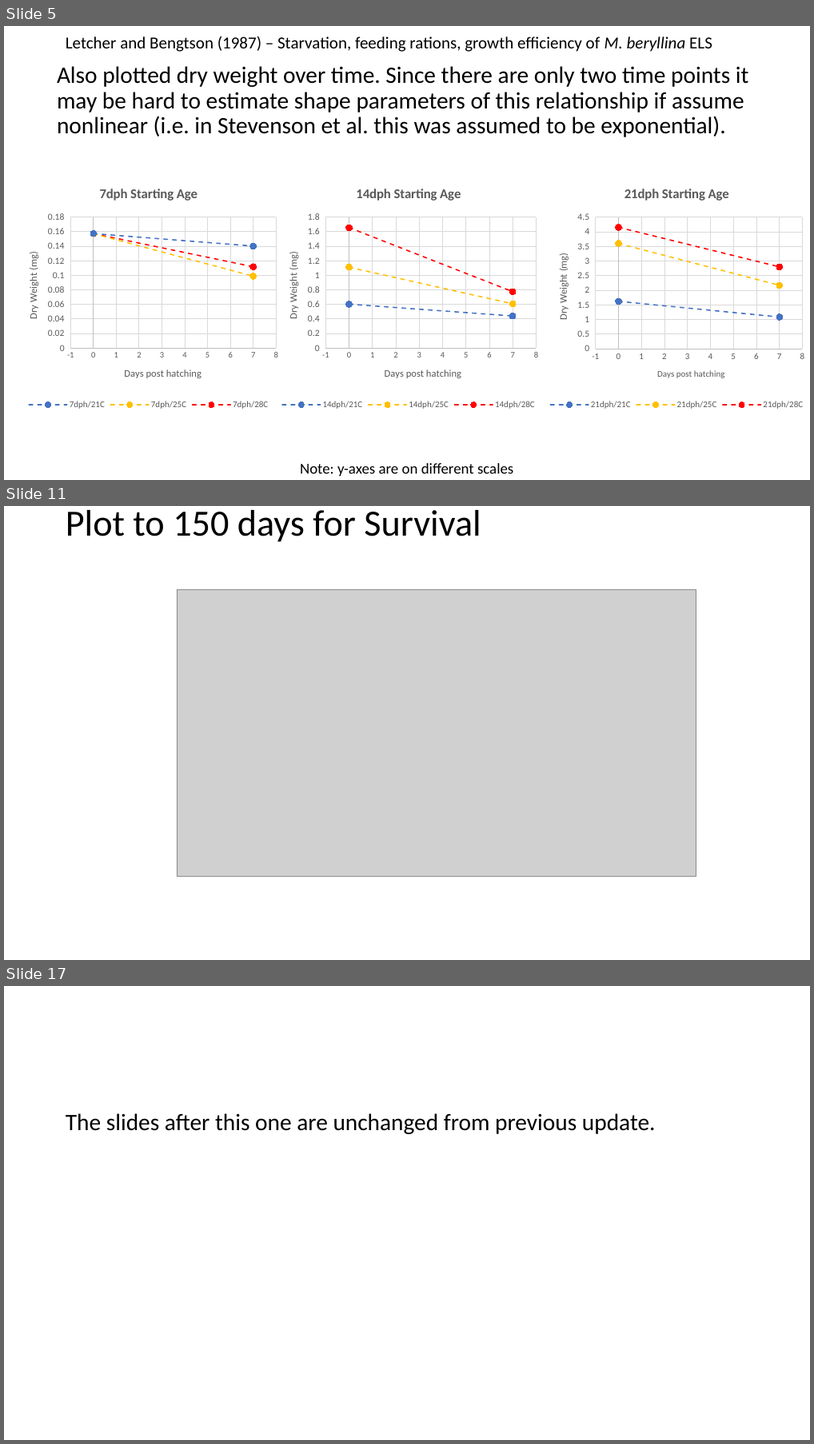
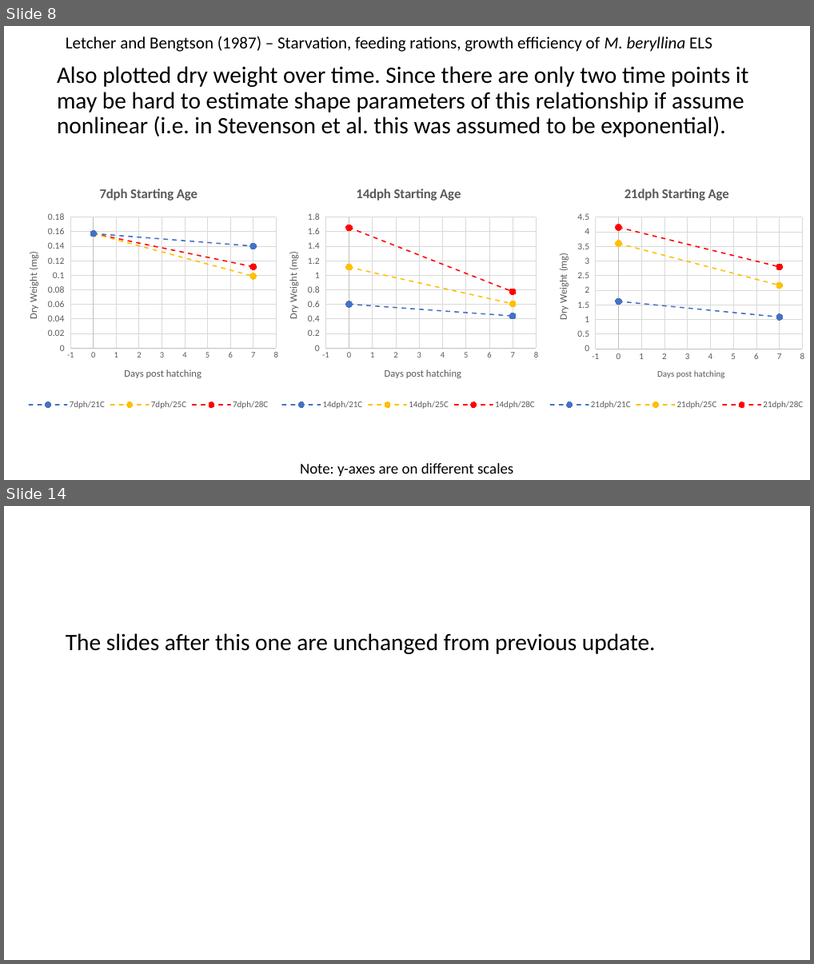
Before and after one commit to tschwemmer/MenidiaOA, a slide deck: DEBkiss results/Current version and updates.pptx. Shown one above the other, each under a label of ours: slides 5, 11 and 17 before the commit, slides 8 and 14 after it; the slides between them are not shown. The pictures are 814x1444 and 814x964 pixels, drawn with LibreOffice and Linux fonts; fonts in the diff are those of the drawing; grey boxes stand for pictures. Boxes give left, top, right and bottom in pixels: in the first picture for what was removed or moved away, otherwise in the second. Text is boxed around its words. In the diff, an @@ line names an element or a change of style, - is before the commit and + after.

```diff
--- a/DEBkiss results/Current version and updates.pptx
+++ b/DEBkiss results/Current version and updates.pptx
@@ slide 11 removed at box(4, 506, 810, 960), background #FFFFFF @@
@@ title removed at box(66, 510, 481, 542) @@
-Plot to 150 days for Survival
@@ picture removed at box(177, 589, 697, 877) @@
@@ what was slide 5 is now slide 8 @@
@@ what was slide 17 is now slide 14 @@
```
Also in this commit, not shown: 7 slides changed, 2 slides added, 5 other slides removed, 1 other file.
